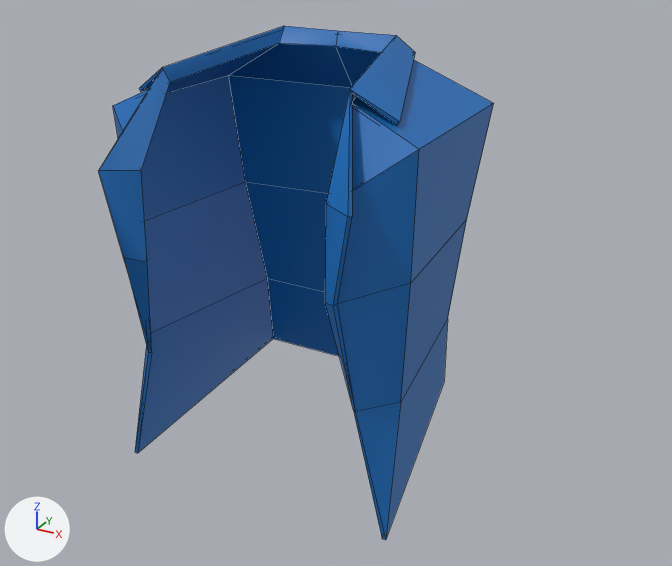
What one commit did to the Blender file Base Model/Base Songkran Jacket/Base Songkran Jacket.blend.
Before and after are seen from a camera (50 mm lens) standing at (0.487, -0.778, 0.316) and looking at (0.042, 0.031, -0.089). Lighting does not change. The marker at lower left points along +X, +Y and +Z. The picture after the commit comes second. Mesh edges are drawn as thin lines.

In view in the first picture: 'Cloth_Body.001'.
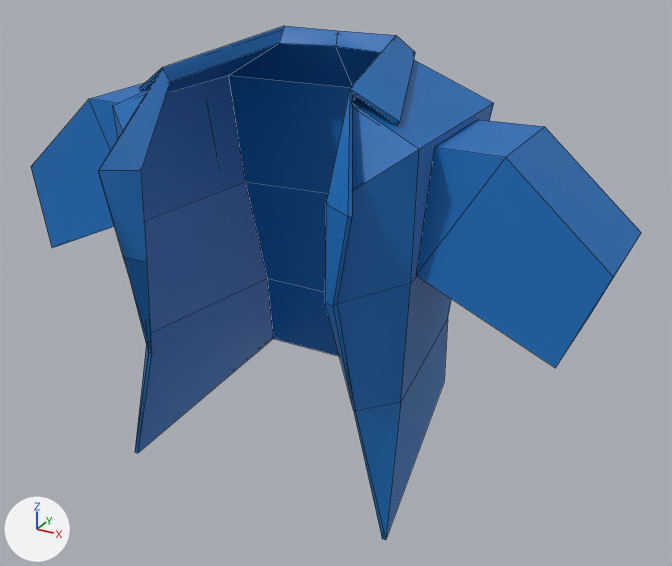
Commit message: Fix Songkrang Jacket

Where the change shows, as pixel boxes (x1, y1, x2, y2) in the pictures (672 x 566 px):
'Cloth_Left_Arm', added (blue)
    after: (416, 120, 641, 368)
'Cloth_Right_Arm', added (blue)
    after: (31, 83, 148, 248)

What the commit changed:
Mesh me_cloth_left_arm is new.
It has 10 vertices, 9 faces and spans x 0.151..0.341, y -0.038..0.099, z -0.09..0.092.
It uses material mat_base_songkran_jacket_gradiant (picture img_base_songkran_jacket).
Mesh me_cloth_right_arm is new.
It has 10 vertices, 9 faces and spans x -0.341..-0.151, y -0.038..0.099, z -0.09..0.092.
It uses material mat_base_songkran_jacket_gradiant (picture img_base_songkran_jacket).
Object 'Cloth_Left_Arm' (ob_cloth_left_arm) is new; it shows me_cloth_left_arm.
Its location is (0.0, 0.0, 0.0).
Object 'Cloth_Right_Arm' (ob_cloth_right_arm) is new; it shows me_cloth_right_arm.
Its location is (0.0, 0.0, 0.0).
